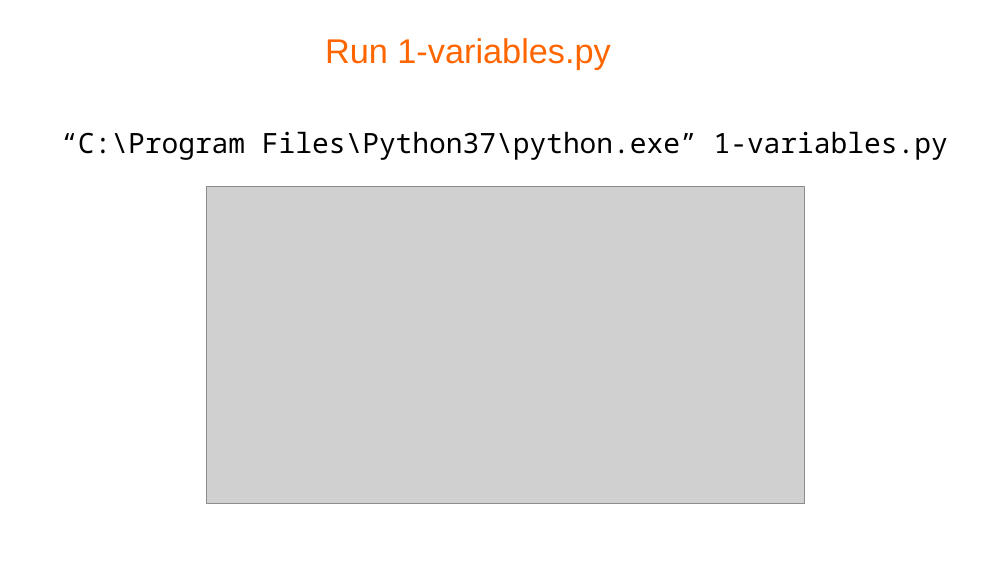
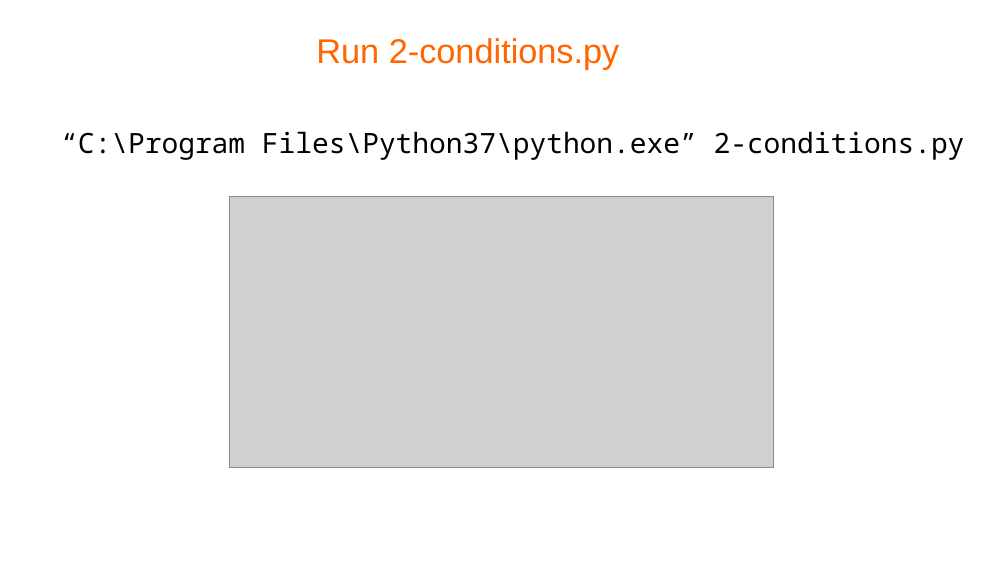
Before and after one commit to pellcorp/coding, a slide deck: slide 11 of docs/python-coding.odp (slide 10 before the commit). Drawn at 1008x567 pixels with LibreOffice and Linux fonts; fonts in the diff are those of the drawing; grey boxes stand for pictures; background and template pictures are left out. Boxes give left, top, right and bottom in pixels: in the first picture for what was removed or moved away, otherwise in the second. Text is boxed around its words. In the diff, an @@ line names an element or a change of style, - is before the commit and + after.

```diff
--- a/docs/python-coding.odp
+++ b/docs/python-coding.odp
@@ title at (316,38,620,69): text changed @@
-Run 1-variables.py
+Run 2-conditions.py
@@ text at (61,131,965,160): text changed @@
-“C:\Program Files\Python37\python.exe” 1-variables.py
+“C:\Program Files\Python37\python.exe” 2-conditions.py
@@ picture: place and size @@
-picture at (207,187,805,504)
+picture at (230,197,775,468)
```
Also in this commit, not shown: 2 other slides changed, 1 slide added, 1 slide removed, 1 other file.
